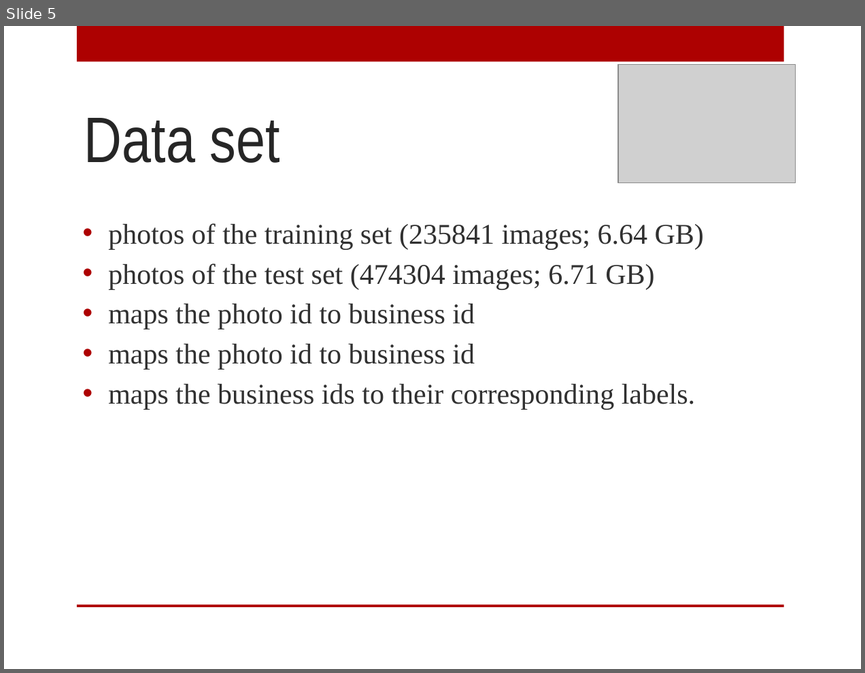
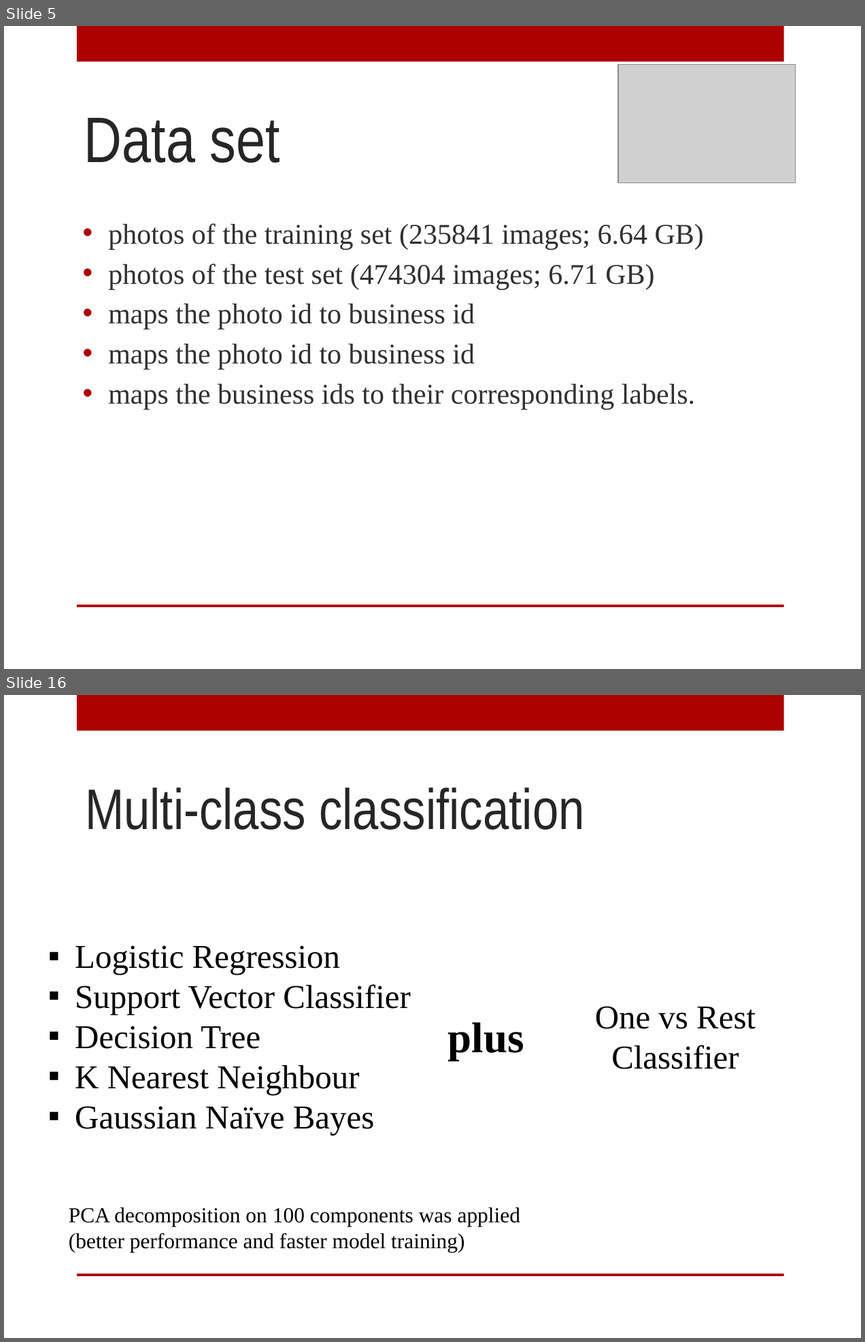
Before and after one commit to AnyaRum/Data_science_intensive_capstone_project, a slide deck: Yelp_capstone_project.pptx. Shown one above the other, each under a label of ours: slide 5 before the commit, slides 5 and 16 after it; the slides between them are not shown. The pictures are 865x673 and 865x1342 pixels, drawn with LibreOffice and Linux fonts; fonts in the diff are those of the drawing; grey boxes stand for pictures; background and template pictures are left out. Boxes give left, top, right and bottom in pixels: in the first picture for what was removed or moved away, otherwise in the second. Text is boxed around its words. In the diff, an @@ line names an element or a change of style, - is before the commit and + after.

```diff
--- a/Yelp_capstone_project.pptx
+++ b/Yelp_capstone_project.pptx
@@ slide 16 added at <box>4,695,861,1338</box>, background picture (left out); not listed: 2 template elements that a slide beside it also shows @@
@@ title added at <box>85,787,584,830</box>, 48 pt, text #262626 @@
+Multi-class classification
@@ text added at <box>75,945,411,1134</box>, 28 pt, text #000000 @@
+▪ Logistic Regression
+▪ Support Vector Classifier
+▪ Decision Tree
+▪ K Nearest Neighbour
+▪ Gaussian Naïve Bayes
@@ text added at <box>595,1006,755,1069</box>, 28 pt, text #000000 @@
+One vs Rest Classifier
@@ text added at <box>448,1022,524,1061</box>, 36 pt, text #000000, bold @@
+plus
@@ text added at <box>69,1207,521,1252</box>, 18 pt, text #000000 @@
+PCA decomposition on 100 components was applied
+(better performance and faster model training)
```
Also in this commit, not shown: 3 slides changed, 18 other slides added, 3 slides removed, 2 other files.
